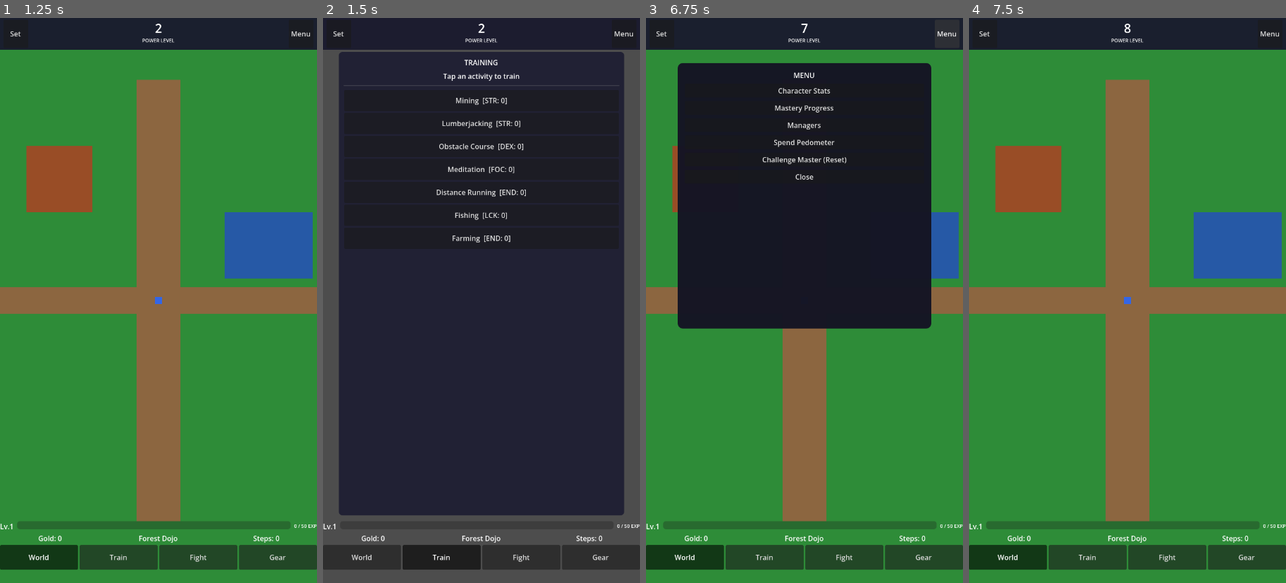
Above: before the commit, frames 1-4 (left to right).
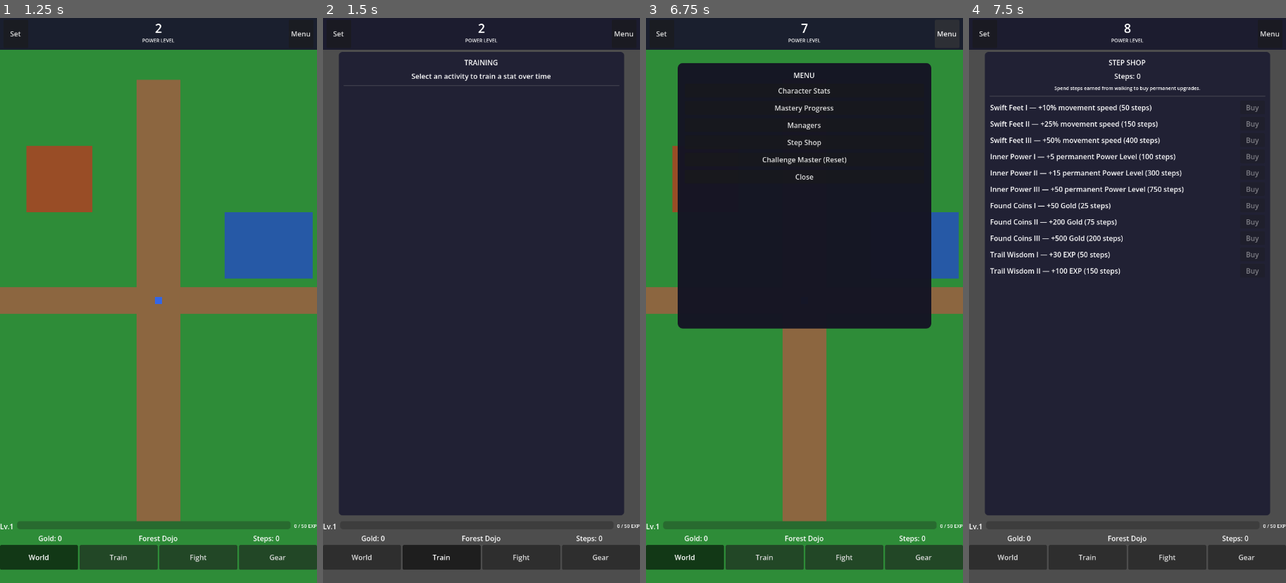
Above: after the commit, the same moments.

Repository: LeatherSpoon/Sharp_Apples
Game: Godot game, scene res://scenes/main.tscn
The game is run twice, just before and just after one commit, with the same random seed, the same clock (stepped at 60 frames per second) and the same inputs.
Inputs:
- Up to frame 1 (1.25 s): click "World" at 0.5 s
- Up to frame 2 (1.5 s): click "Train" at 1.25 s
- Up to frame 3 (6.75 s): click "Fight" at 2 s; click "Gear" at 2.75 s; click "Set" at 3.5 s; click "Attack" at 4.25 s; click "Defend" at 5 s; click "Flee" at 5.75 s; click "Menu" at 6.5 s
- Up to frame 4 (7.5 s): click "Spend Pedometer" (after the commit: "Step Shop") at 7.25 s

Frame 1 is identical in both runs. In frame 2, 1.0% of the frame differs, in the area x 28-72%, y 9-40%; in frame 3, 0.1%; in frame 4, 94%, in the area x 0-100%, y 5-100%.
Error after the commit: Parse Error: Cannot infer the type of "world_pos" variable because the value doesn't have a set type. (res://scripts/overworld/player.gd:100)

Commit message:
Update to Godot 4.6, add click-to-move, camera lead, step shop, training descriptions
- Update project.godot config/features to 4.6 so Godot no longer
  prompts for migration from 4.3
- Restore click-to-move: single click sets a destination, player walks
  there. Hold mouse button to continuously walk toward cursor. Both
  behaviors work simultaneously.
- Add look-ahead camera for portrait mode: camera leads ahead in the
  direction of travel (120px X, 240px Y) so the player sits in the
  back ~25% of the viewport. Camera smoothly returns to center at rest.
- Combat result screen now waits for click/tap to dismiss instead of
  auto-closing on a timer. Shows "Tap anywhere to continue" text.
- Training panel now shows descriptions for each activity explaining
  which stat it trains and what combat benefit it provides. Active
  training status shows current stat value. Tool multipliers displayed.
- Add Step Shop: accessible via Menu > "Step Shop". 11 purchasable
  upgrades using pedometer steps as currency — speed boosts (one-time),
  permanent PL, gold, and EXP. Step balance shown at top of shop.
- Add StepsShopPanel to main.tscn with balance display and shop list.

https://claude.ai/code/session_019g37XmN7NQkVS2A58MmEEn

Diff:
--- a/godot/project.godot
+++ b/godot/project.godot
@@ -10,7 +10,7 @@
 config/description="Loop-driven 2D RPG idle game"
 config/version="0.1.0"
 run/main_scene="res://scenes/main.tscn"
-config/features=PackedStringArray("4.3", "Mobile")
+config/features=PackedStringArray("4.6", "Mobile")
 config/icon="res://icon.svg"
 
 [autoload]
--- a/godot/scenes/main.tscn
+++ b/godot/scenes/main.tscn
@@ -477,6 +477,49 @@
 size_flags_vertical = 3
 theme_override_constants/separation = 4
 
+[node name="StepsShopPanel" type="PanelContainer" parent="UILayer/UI"]
+unique_name_in_owner = true
+visible = false
+layout_mode = 1
+anchor_left = 0.05
+anchor_top = 0.06
+anchor_right = 0.95
+anchor_bottom = 0.88
+grow_horizontal = 2
+grow_vertical = 2
+theme_override_styles/panel = SubResource("StyleBoxFlat_panel")
+
+[node name="StepsVBox" type="VBoxContainer" parent="UILayer/UI/StepsShopPanel"]
+layout_mode = 2
+theme_override_constants/separation = 8
+
+[node name="StepsTitle" type="Label" parent="UILayer/UI/StepsShopPanel/StepsVBox"]
+layout_mode = 2
+text = "STEP SHOP"
+horizontal_alignment = 1
+
+[node name="StepsBalance" type="Label" parent="UILayer/UI/StepsShopPanel/StepsVBox"]
+unique_name_in_owner = true
+layout_mode = 2
+text = "Steps: 0"
+horizontal_alignment = 1
+
+[node name="StepsDesc" type="Label" parent="UILayer/UI/StepsShopPanel/StepsVBox"]
+layout_mode = 2
+theme_override_font_sizes/font_size = 11
+text = "Spend steps earned from walking to buy permanent upgrades."
+horizontal_alignment = 1
+autowrap_mode = 2
+
+[node name="StepsSep" type="HSeparator" parent="UILayer/UI/StepsShopPanel/StepsVBox"]
+layout_mode = 2
+
+[node name="StepsShopList" type="VBoxContainer" parent="UILayer/UI/StepsShopPanel/StepsVBox"]
+unique_name_in_owner = true
+layout_mode = 2
+size_flags_vertical = 3
+theme_override_constants/separation = 6
+
 [node name="SettingsPopup" type="PanelContainer" parent="UILayer/UI"]
 unique_name_in_owner = true
 visible = false
@@ -562,7 +605,7 @@
 [node name="PedometerBtn" type="Button" parent="UILayer/UI/MenuPopup/MenuVBox"]
 unique_name_in_owner = true
 layout_mode = 2
-text = "Spend Pedometer"
+text = "Step Shop"
 
 [node name="MasterResetBtn" type="Button" parent="UILayer/UI/MenuPopup/MenuVBox"]
 unique_name_in_owner = true
--- a/godot/scripts/combat/combat_view.gd
+++ b/godot/scripts/combat/combat_view.gd
@@ -2,6 +2,7 @@
 ## Combat view — Pokemon/NGU Idle style framing.
 ## Real-time combat: player must wait for cooldown to attack (no auto-attack).
 ## Opponent auto-attacks on a timer.
+## After combat ends, click/tap anywhere to dismiss.
 
 @onready var opponent_name_label: Label = %OpponentNameLabel
 @onready var opponent_hp_bar: ProgressBar = %OpponentHPBar
@@ -26,6 +27,8 @@
 var _player_cooldown: float = 0.0
 var _opponent_cooldown: float = 0.0
 var _combat_active: bool = false
+var _waiting_for_dismiss: bool = false
+var _was_victory: bool = false
 
 
 signal combat_finished(rewards: Dictionary)
@@ -43,6 +46,8 @@
 	_player_cooldown = PLAYER_COOLDOWN_TIME
 	_opponent_cooldown = OPPONENT_COOLDOWN_TIME
 	_combat_active = true
+	_waiting_for_dismiss = false
+	_was_victory = false
 
 	_update_display()
 	result_panel.visible = false
@@ -67,6 +72,15 @@
 		_opponent_cooldown = OPPONENT_COOLDOWN_TIME
 
 	_update_cooldown_display()
+
+
+func _gui_input(event: InputEvent) -> void:
+	# Click/tap anywhere to dismiss the result screen
+	if _waiting_for_dismiss:
+		if (event is InputEventMouseButton and event.pressed) or \
+		   (event is InputEventScreenTouch and event.pressed):
+			_dismiss_result()
+			accept_event()
 
 
 func _update_cooldown_display() -> void:
@@ -81,7 +95,6 @@
 		cooldown_label.text = "Charging... %.1fs" % _player_cooldown
 		attack_btn.disabled = true
 
-	var opp_ratio := 1.0 - (_opponent_cooldown / OPPONENT_COOLDOWN_TIME)
 	opponent_cooldown_label.text = "Next attack: %.1fs" % maxf(_opponent_cooldown, 0.0)
 
 
@@ -156,7 +169,7 @@
 		return
 	# Reset opponent cooldown (block their next attack)
 	_opponent_cooldown = OPPONENT_COOLDOWN_TIME
-	# Take reduced damage from any pending hit
+	# Shorter player cooldown as a reward for defending
 	_player_cooldown = PLAYER_COOLDOWN_TIME * 0.5
 
 
@@ -171,27 +184,34 @@
 
 func _end_combat(text: String, victory: bool) -> void:
 	_combat_active = false
+	_was_victory = victory
 	action_buttons.visible = false
-	result_label.text = text
 	result_panel.visible = true
 
 	if victory:
 		var rewards := _encounter.calculate_rewards()
-		# Apply rewards through GameState
 		GameState.currencies.power_level.earn(rewards["power_level_gain"])
 		GameState.currencies.gold.earn(rewards["gold"])
 		GameState.mastery.award_xp(_encounter.player_theme, rewards["mastery_xp"])
-		# Award EXP for leveling
 		GameState.award_exp(rewards["gold"] + rewards["power_level_gain"])
 
-		result_label.text = "VICTORY!\nGold: +%d  PL: +%d  XP: +%d" % [
+		result_label.text = "VICTORY!\nGold: +%d  PL: +%d  XP: +%d\n\nTap anywhere to continue" % [
 			rewards["gold"], rewards["power_level_gain"], rewards["mastery_xp"],
 		]
-
-	# Auto-close after delay
-	await get_tree().create_timer(2.5).timeout
+	else:
+		result_label.text = "DEFEAT!\n\nTap anywhere to continue"
+
+	# Enable click-to-dismiss (small delay to prevent accidental immediate dismiss)
+	await get_tree().create_timer(0.3).timeout
+	_waiting_for_dismiss = true
+	mouse_filter = Control.MOUSE_FILTER_STOP
+
+
+func _dismiss_result() -> void:
+	_waiting_for_dismiss = false
+	mouse_filter = Control.MOUSE_FILTER_IGNORE
 	visible = false
-	if victory:
+	if _was_victory:
 		combat_finished.emit(_encounter.calculate_rewards())
 	else:
 		combat_finished.emit({})
--- a/godot/scripts/overworld/player.gd
+++ b/godot/scripts/overworld/player.gd
@@ -1,43 +1,70 @@
 extends CharacterBody2D
 ## Player character — handles movement via keyboard + touch + virtual joystick,
 ## generates pedometer steps based on actual distance traveled.
+## Camera leads ahead in the direction of travel for portrait mode.
 
 const MOVE_SPEED: float = 200.0
 const PIXELS_PER_STEP: float = 16.0
 
+# Camera look-ahead: offset the camera forward so the player sits
+# in the back 25% of the viewport along the direction of travel.
+const CAMERA_LEAD_X: float = 120.0   # 720 * ~17%
+const CAMERA_LEAD_Y: float = 240.0   # 1280 * ~19%  (portrait emphasis)
+const CAMERA_RETURN_SPEED: float = 3.0
+const CAMERA_LEAD_SPEED: float = 2.5
+
 var _joystick_dir: Vector2 = Vector2.ZERO
 var _mouse_held: bool = false
 var _mouse_world_pos: Vector2 = Vector2.ZERO
+var _click_target: Vector2 = Vector2.ZERO
+var _is_click_moving: bool = false
 var _prev_position: Vector2 = Vector2.ZERO
 var _distance_accumulator: float = 0.0
+var _camera_offset_target: Vector2 = Vector2.ZERO
+
+@onready var camera: Camera2D = $Camera2D
 
 
 func _ready() -> void:
 	_prev_position = global_position
+	_click_target = global_position
 
 
 func set_joystick_direction(dir: Vector2) -> void:
 	_joystick_dir = dir
+	if dir.length() > 0.1:
+		_is_click_moving = false
 
 
-func _physics_process(_delta: float) -> void:
+func _physics_process(delta: float) -> void:
 	var input_dir := Vector2.ZERO
 
-	# Keyboard input (WASD + arrows)
+	# Keyboard input (WASD + arrows) — highest priority
 	input_dir = Input.get_vector("ui_left", "ui_right", "ui_up", "ui_down")
 
 	# Virtual joystick (mobile hold-to-move)
 	if input_dir == Vector2.ZERO and _joystick_dir.length() > 0.1:
 		input_dir = _joystick_dir
 
-	# Mouse hold-to-move: walk toward cursor while held
+	# Mouse hold-to-move: walk toward cursor while button held
 	if _mouse_held and input_dir == Vector2.ZERO:
 		var diff := _mouse_world_pos - global_position
 		if diff.length() > 8.0:
 			input_dir = diff.normalized()
 
+	# Click-to-move: walk to click target
+	if _is_click_moving and input_dir == Vector2.ZERO:
+		var diff := _click_target - global_position
+		if diff.length() > 6.0:
+			input_dir = diff.normalized()
+		else:
+			_is_click_moving = false
+
 	velocity = input_dir * MOVE_SPEED
 	move_and_slide()
+
+	# Camera look-ahead
+	_update_camera_lead(input_dir, delta)
 
 	# Pedometer: count actual distance traveled in tiles (16px = 1 step)
 	var distance_moved := global_position.distance_to(_prev_position)
@@ -49,11 +76,34 @@
 			GameState.currencies.pedometer.add_steps(1.0)
 
 
+func _update_camera_lead(input_dir: Vector2, delta: float) -> void:
+	if camera == null:
+		return
+	if input_dir.length() > 0.1:
+		# Lead the camera ahead of the player in the movement direction
+		_camera_offset_target = Vector2(
+			input_dir.x * CAMERA_LEAD_X,
+			input_dir.y * CAMERA_LEAD_Y,
+		)
+		camera.position = camera.position.lerp(_camera_offset_target, CAMERA_LEAD_SPEED * delta)
+	else:
+		# Return camera to center on the player when at rest
+		camera.position = camera.position.lerp(Vector2.ZERO, CAMERA_RETURN_SPEED * delta)
+		if camera.position.length() < 1.0:
+			camera.position = Vector2.ZERO
+
+
 func _unhandled_input(event: InputEvent) -> void:
-	# Mouse hold-to-move (desktop): hold left button to walk toward cursor
+	# Mouse click = set a destination and walk there
+	# Mouse hold + drag = continuous walk toward cursor
 	if event is InputEventMouseButton and event.button_index == MOUSE_BUTTON_LEFT:
-		_mouse_held = event.pressed
+		var world_pos := get_canvas_transform().affine_inverse() * event.position
 		if event.pressed:
-			_mouse_world_pos = get_canvas_transform().affine_inverse() * event.position
+			_mouse_held = true
+			_mouse_world_pos = world_pos
+			_click_target = world_pos
+			_is_click_moving = true
+		else:
+			_mouse_held = false
 	elif event is InputEventMouseMotion and _mouse_held:
 		_mouse_world_pos = get_canvas_transform().affine_inverse() * event.position
--- a/godot/scripts/ui/main_ui.gd
+++ b/godot/scripts/ui/main_ui.gd
@@ -1,7 +1,7 @@
 extends Node
 ## Main scene controller — manages the top banner, bottom nav,
-## content switching (overworld / training / combat / gear), stat display,
-## menu popups, EXP/level bar, stat allocation, and virtual joystick.
+## content switching (overworld / training / combat / gear / step shop),
+## stat display, menu popups, EXP/level bar, stat allocation, and virtual joystick.
 
 # ---- Top Banner ----
 @onready var settings_button: Button = %SettingsButton
@@ -26,6 +26,7 @@
 @onready var combat_view: Control = %CombatView
 @onready var training_panel: PanelContainer = %TrainingPanel
 @onready var gear_panel: PanelContainer = %GearPanel
+@onready var steps_shop_panel: PanelContainer = %StepsShopPanel
 
 # ---- Bottom Nav ----
 @onready var overworld_btn: Button = %OverworldBtn
@@ -60,11 +61,15 @@
 # ---- Gear ----
 @onready var gear_list: VBoxContainer = %GearList
 
+# ---- Steps Shop ----
+@onready var steps_balance_label: Label = %StepsBalance
+@onready var steps_shop_list: VBoxContainer = %StepsShopList
+
 # ---- Virtual Joystick ----
 @onready var virtual_joystick: Control = %VirtualJoystick
 @onready var player_node: CharacterBody2D = $World/Player
 
-enum ViewMode { OVERWORLD, TRAINING, COMBAT, GEAR }
+enum ViewMode { OVERWORLD, TRAINING, COMBAT, GEAR, STEPS_SHOP }
 var _current_view: int = ViewMode.OVERWORLD
 
 
@@ -89,7 +94,7 @@
 	stats_btn.pressed.connect(_open_stats)
 	mastery_btn.pressed.connect(_open_mastery)
 	managers_btn.pressed.connect(_on_managers_pressed)
-	pedometer_btn.pressed.connect(_on_pedometer_pressed)
+	pedometer_btn.pressed.connect(_open_steps_shop)
 	master_reset_btn.pressed.connect(_on_master_reset_pressed)
 
 	# Combat
@@ -103,12 +108,15 @@
 	_build_gear_shop()
 	_build_stats_list()
 	_build_mastery_list()
+	_build_steps_shop()
 
 
 func _process(_delta: float) -> void:
 	_update_banner()
 	_update_stats()
 	_update_exp_bar()
+	if _current_view == ViewMode.STEPS_SHOP:
+		_refresh_steps_shop()
 
 
 func _update_banner() -> void:
@@ -150,6 +158,7 @@
 	training_panel.visible = (view == ViewMode.TRAINING)
 	combat_view.visible = (view == ViewMode.COMBAT)
 	gear_panel.visible = (view == ViewMode.GEAR)
+	steps_shop_panel.visible = (view == ViewMode.STEPS_SHOP)
 	virtual_joystick.visible = (view == ViewMode.OVERWORLD)
 	overworld_btn.button_pressed = (view == ViewMode.OVERWORLD)
 	train_btn.button_pressed = (view == ViewMode.TRAINING)
@@ -340,16 +349,105 @@
 	menu_popup.visible = false
 
 
-func _on_pedometer_pressed() -> void:
-	menu_popup.visible = false
-	var result := GameState.spend_pedometer_for_upgrade()
-	if result["steps_spent"] > 0:
-		pass  # Upgrade applied
+func _open_steps_shop() -> void:
+	menu_popup.visible = false
+	_refresh_steps_shop()
+	_switch_to(ViewMode.STEPS_SHOP)
 
 
 func _on_master_reset_pressed() -> void:
 	menu_popup.visible = false
 	GameState.perform_master_reset()
+
+
+# ---- Steps Shop ----
+
+const STEP_UPGRADES: Array[Dictionary] = [
+	{ "id": "speed_1", "name": "Swift Feet I", "cost": 50, "desc": "+10% movement speed", "type": "speed", "value": 10.0 },
+	{ "id": "speed_2", "name": "Swift Feet II", "cost": 150, "desc": "+25% movement speed", "type": "speed", "value": 25.0 },
+	{ "id": "speed_3", "name": "Swift Feet III", "cost": 400, "desc": "+50% movement speed", "type": "speed", "value": 50.0 },
+	{ "id": "pl_1", "name": "Inner Power I", "cost": 100, "desc": "+5 permanent Power Level", "type": "perm_pl", "value": 5.0 },
+	{ "id": "pl_2", "name": "Inner Power II", "cost": 300, "desc": "+15 permanent Power Level", "type": "perm_pl", "value": 15.0 },
+	{ "id": "pl_3", "name": "Inner Power III", "cost": 750, "desc": "+50 permanent Power Level", "type": "perm_pl", "value": 50.0 },
+	{ "id": "gold_1", "name": "Found Coins I", "cost": 25, "desc": "+50 Gold", "type": "gold", "value": 50.0 },
+	{ "id": "gold_2", "name": "Found Coins II", "cost": 75, "desc": "+200 Gold", "type": "gold", "value": 200.0 },
+	{ "id": "gold_3", "name": "Found Coins III", "cost": 200, "desc": "+500 Gold", "type": "gold", "value": 500.0 },
+	{ "id": "exp_1", "name": "Trail Wisdom I", "cost": 50, "desc": "+30 EXP", "type": "exp", "value": 30.0 },
+	{ "id": "exp_2", "name": "Trail Wisdom II", "cost": 150, "desc": "+100 EXP", "type": "exp", "value": 100.0 },
+]
+
+var _purchased_step_upgrades: Dictionary = {}
+
+
+func _build_steps_shop() -> void:
+	for child in steps_shop_list.get_children():
+		child.queue_free()
+
+	for item in STEP_UPGRADES:
+		var row := HBoxContainer.new()
+		row.name = "Step_%s" % item["id"]
+
+		var lbl := Label.new()
+		lbl.name = "Label"
+		lbl.size_flags_horizontal = Control.SIZE_EXPAND_FILL
+		lbl.text = "%s — %s (%d steps)" % [item["name"], item["desc"], item["cost"]]
+		row.add_child(lbl)
+
+		var btn := Button.new()
+		btn.name = "BuyBtn"
+		btn.text = "Buy"
+		btn.custom_minimum_size = Vector2(56, 0)
+		btn.pressed.connect(_on_buy_step_upgrade.bind(item))
+		row.add_child(btn)
+
+		steps_shop_list.add_child(row)
+
+
+func _refresh_steps_shop() -> void:
+	steps_balance_label.text = "Steps: %d" % int(GameState.currencies.pedometer.steps)
+
+	var idx := 0
+	for item in STEP_UPGRADES:
+		if idx >= steps_shop_list.get_child_count():
+			break
+		var row: HBoxContainer = steps_shop_list.get_child(idx)
+		var btn: Button = row.get_node("BuyBtn")
+		var steps := GameState.currencies.pedometer.steps
+		var bought_count: int = _purchased_step_upgrades.get(item["id"], 0)
+
+		# Speed upgrades are one-time, others are repeatable
+		if item["type"] == "speed" and bought_count > 0:
+			btn.text = "Owned"
+			btn.disabled = true
+		elif steps < item["cost"]:
+			btn.text = "Buy"
+			btn.disabled = true
+		else:
+			btn.text = "Buy"
+			btn.disabled = false
+		idx += 1
+
+
+func _on_buy_step_upgrade(item: Dictionary) -> void:
+	var cost: float = item["cost"]
+	if GameState.currencies.pedometer.steps < cost:
+		return
+
+	GameState.currencies.pedometer.steps -= cost
+
+	match item["type"]:
+		"speed":
+			GameState.speed.apply_pedometer_upgrade(item["value"])
+		"perm_pl":
+			GameState.currencies.power_level.add_permanent(item["value"])
+		"gold":
+			GameState.currencies.gold.earn(item["value"])
+		"exp":
+			GameState.award_exp(item["value"])
+
+	var bought: int = _purchased_step_upgrades.get(item["id"], 0)
+	_purchased_step_upgrades[item["id"]] = bought + 1
+	_refresh_steps_shop()
 
 
 # ---- Gear Shop ----
--- a/godot/scripts/ui/training_panel.gd
+++ b/godot/scripts/ui/training_panel.gd
@@ -1,6 +1,7 @@
 extends PanelContainer
-## Training panel — buttons for each laborious activity.
-## Active training: tap an activity to train it manually.
+## Training panel — select an activity to actively train a stat.
+## While an activity is selected, the corresponding stat increases over time.
+## Equipping tools from the Gear shop multiplies training speed.
 
 @onready var activity_list: VBoxContainer = %ActivityList
 @onready var active_label: Label = %ActiveTrainingLabel
@@ -16,6 +17,16 @@
 	Variables.TrainingActivity.DISTANCE_RUNNING: "Distance Running",
 	Variables.TrainingActivity.FISHING: "Fishing",
 	Variables.TrainingActivity.FARMING: "Farming",
+}
+
+const ACTIVITY_DESCRIPTIONS: Dictionary = {
+	Variables.TrainingActivity.MINING: "Trains STR — Boosts Unarmed & Armed damage",
+	Variables.TrainingActivity.LUMBERJACKING: "Trains STR — Boosts Unarmed & Armed damage",
+	Variables.TrainingActivity.OBSTACLE_COURSE: "Trains DEX — Boosts Ranged accuracy & crit",
+	Variables.TrainingActivity.MEDITATION: "Trains FOC — Boosts Energy pool & regen",
+	Variables.TrainingActivity.DISTANCE_RUNNING: "Trains END — Boosts max HP & defense",
+	Variables.TrainingActivity.FISHING: "Trains LCK — Boosts crit chance & loot quality",
+	Variables.TrainingActivity.FARMING: "Trains END — Boosts max HP & defense",
 }
 
 const VARIABLE_NAMES: Dictionary = {
@@ -51,11 +62,24 @@
 		child.queue_free()
 
 	for activity_key in ACTIVITY_NAMES:
+		var vbox := VBoxContainer.new()
+		vbox.name = "ActivityBox_%d" % activity_key
+
 		var btn := Button.new()
-		btn.name = "Activity_%d" % activity_key
-		btn.custom_minimum_size = Vector2(0, 48)
+		btn.name = "Button"
+		btn.custom_minimum_size = Vector2(0, 40)
 		btn.pressed.connect(_on_activity_pressed.bind(activity_key))
-		activity_list.add_child(btn)
+		vbox.add_child(btn)
+
+		var desc := Label.new()
+		desc.name = "Desc"
+		desc.theme_override_font_sizes = { "font_size": 10 }
+		desc.text = ACTIVITY_DESCRIPTIONS.get(activity_key, "")
+		desc.horizontal_alignment = HORIZONTAL_ALIGNMENT_CENTER
+		desc.add_theme_font_size_override("font_size", 10)
+		vbox.add_child(desc)
+
+		activity_list.add_child(vbox)
 
 
 func _on_activity_pressed(activity: int) -> void:
@@ -71,19 +95,31 @@
 		return
 
 	if _active_activity >= 0:
-		active_label.text = "Training: %s" % ACTIVITY_NAMES.get(_active_activity, "???")
+		var kind: int = Variables.ACTIVITY_VARIABLE_MAP[_active_activity]
+		var var_name: String = VARIABLE_NAMES.get(kind, "???")
+		var val: float = GameState.variables.get_value(kind)
+		active_label.text = "Training: %s  (%s: %.1f)" % [
+			ACTIVITY_NAMES.get(_active_activity, "???"), var_name, val,
+		]
 	else:
-		active_label.text = "Tap an activity to train"
+		active_label.text = "Select an activity to train a stat over time"
 
 	var idx := 0
 	for activity_key in ACTIVITY_NAMES:
 		if idx >= activity_list.get_child_count():
 			break
-		var btn: Button = activity_list.get_child(idx)
+		var vbox: VBoxContainer = activity_list.get_child(idx)
+		var btn: Button = vbox.get_node("Button")
 		var kind: int = Variables.ACTIVITY_VARIABLE_MAP[activity_key]
 		var val: float = GameState.variables.get_value(kind)
 		var var_name: String = VARIABLE_NAMES.get(kind, "???")
 		var act_name: String = ACTIVITY_NAMES[activity_key]
-		btn.text = "%s  [%s: %.0f]" % [act_name, var_name, val]
+		var tool_mult := GameState.equipment.tool_efficiency(activity_key)
+
+		var tool_text := ""
+		if tool_mult > 1.0:
+			tool_text = "  (x%.1f)" % tool_mult
+
+		btn.text = "%s  [%s: %.0f]%s" % [act_name, var_name, val, tool_text]
 		btn.button_pressed = (_active_activity == activity_key)
 		idx += 1
